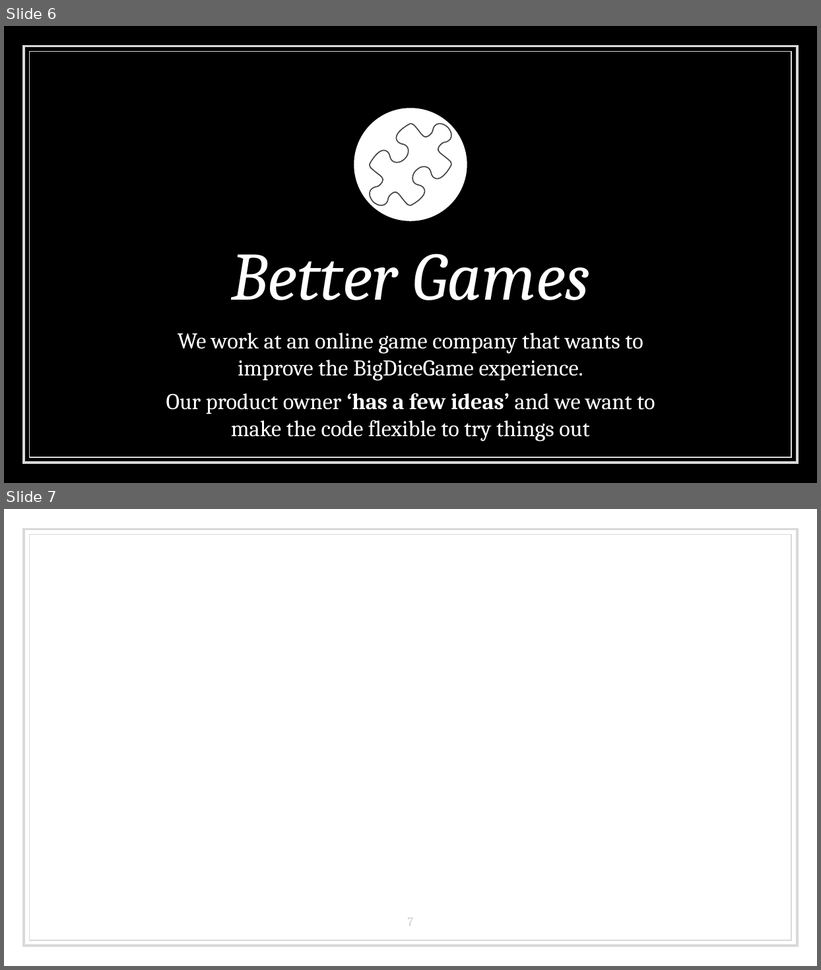
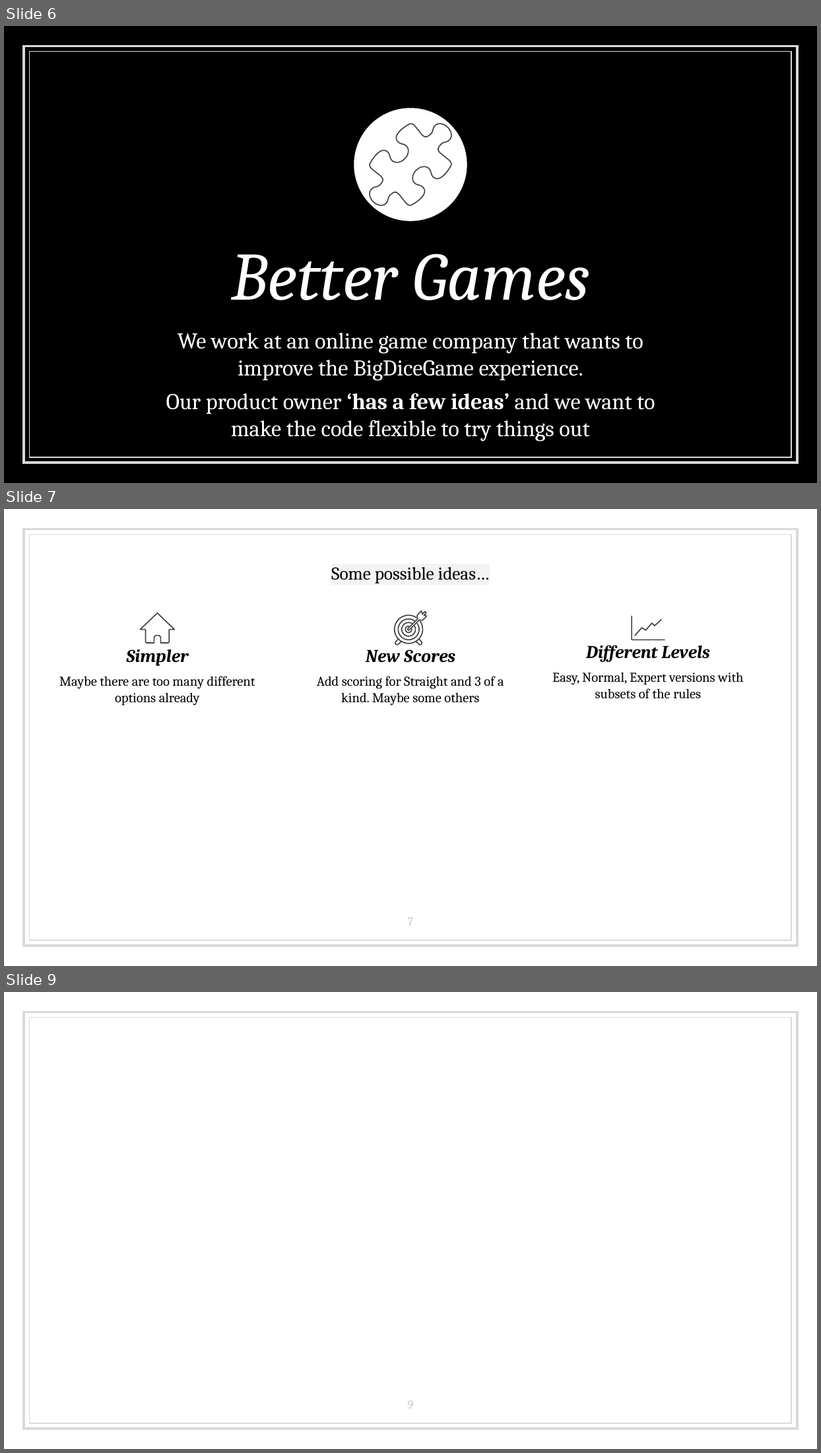
Before and after one commit to LearnWithLlew/RefactoringToCleanerCode.Slides, a slide deck: RefactoringToCleanerCode.pptx. Shown one above the other, each under a label of ours: slides 6 and 7 before the commit, slides 6, 7 and 9 after it; the slides between them are not shown. The pictures are 821x970 and 821x1453 pixels, drawn with LibreOffice and Linux fonts; fonts in the diff are those of the drawing. Boxes give left, top, right and bottom in pixels: in the first picture for what was removed or moved away, otherwise in the second. Text is boxed around its words. In the diff, an @@ line names an element or a change of style, - is before the commit and + after.

Commit message:
added ideas

```diff
--- a/RefactoringToCleanerCode.pptx
+++ b/RefactoringToCleanerCode.pptx
@@ slide 7 added at <box>4,509,817,966</box>, background #FFFFFF; not listed: 2 template elements that a slide beside it also shows @@
@@ title added at <box>331,567,490,584</box>, 16 pt, text #000000 @@
+Some possible ideas…
@@ freeform shape added at <box>141,613,175,643</box>, outline #434343 0.96 pt @@
@@ group added at <box>394,611,427,645</box>: 7 freeform shapes @@
@@ freeform shape added at <box>632,617,664,640</box>, outline #434343 0.96 pt @@
@@ freeform shape added at <box>635,620,662,636</box>, outline #434343 0.96 pt @@
@@ text added at <box>317,645,504,706</box>, 12 pt, text #000000 @@
+New Scores
+Add scoring for Straight and 3 of a kind. Maybe some others
@@ text added at <box>552,645,743,699</box>, 12 pt, text #000000 @@
+Different Levels
+Easy, Normal, Expert versions with subsets of the rules
@@ text added at <box>59,650,255,706</box>, 12 pt, text #000000 @@
+Simpler
+Maybe there are too many different options already
@@ page number added at <box>408,918,414,926</box>, 11 pt, text #CCCCCC @@
+7
@@ what was slide 7 is now slide 9 @@
@@ page number at <box>407,1401,413,1409</box>: text changed @@
-7
+9
```
Also in this commit, not shown: 1 other slide added.
